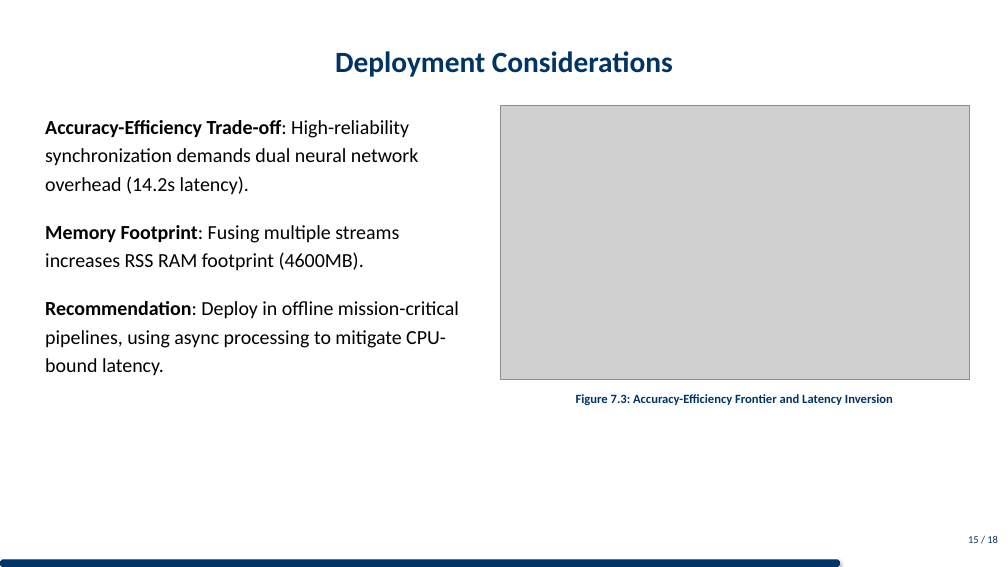
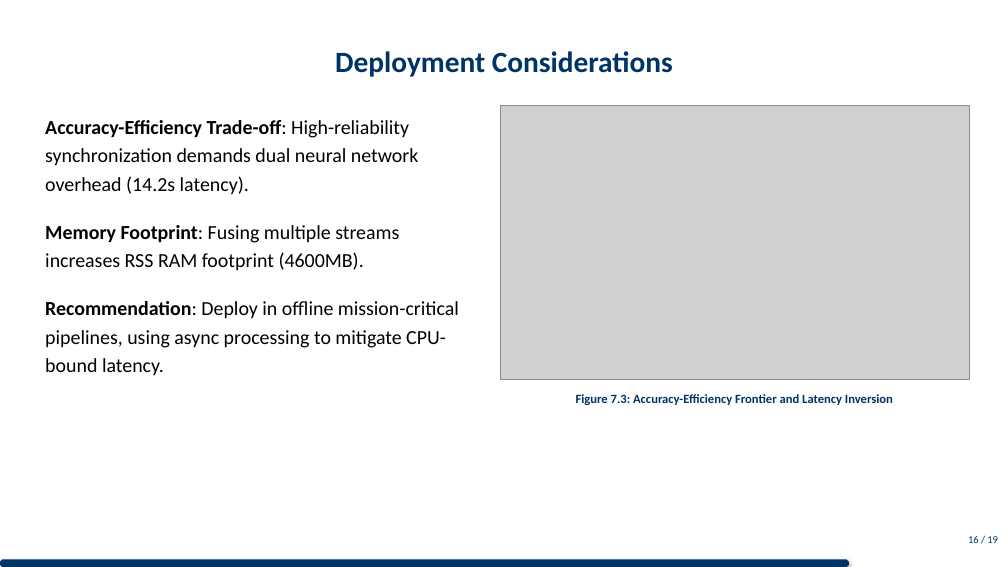
Before and after one commit to DESMOND135/DOCVQA-RAG-PERCEPTION-BENCHMARK, a slide deck: slide 17 of THESIS/presentation/presentation.pptx (slide 16 before the commit). Drawn at 1008x567 pixels with LibreOffice and Linux fonts; fonts in the diff are those of the drawing; grey boxes stand for pictures. Boxes give left, top, right and bottom in pixels: in the first picture for what was removed or moved away, otherwise in the second. Text is boxed around its words. In the diff, an @@ line names an element or a change of style, - is before the commit and + after.

Commit message:
docs(presentation): split evaluation metrics into two spacious slides to avoid layout overlap

```diff
--- a/THESIS/presentation/presentation.pptx
+++ b/THESIS/presentation/presentation.pptx
@@ text at (968,536,998,543): text changed @@
-15 / 18
+16 / 19
@@ octagon: place and size @@
-octagon at (0,560,840,567)
+octagon at (0,560,849,567)
```
Also in this commit, not shown: 16 other slides changed, 1 slide added, 2 other files.
